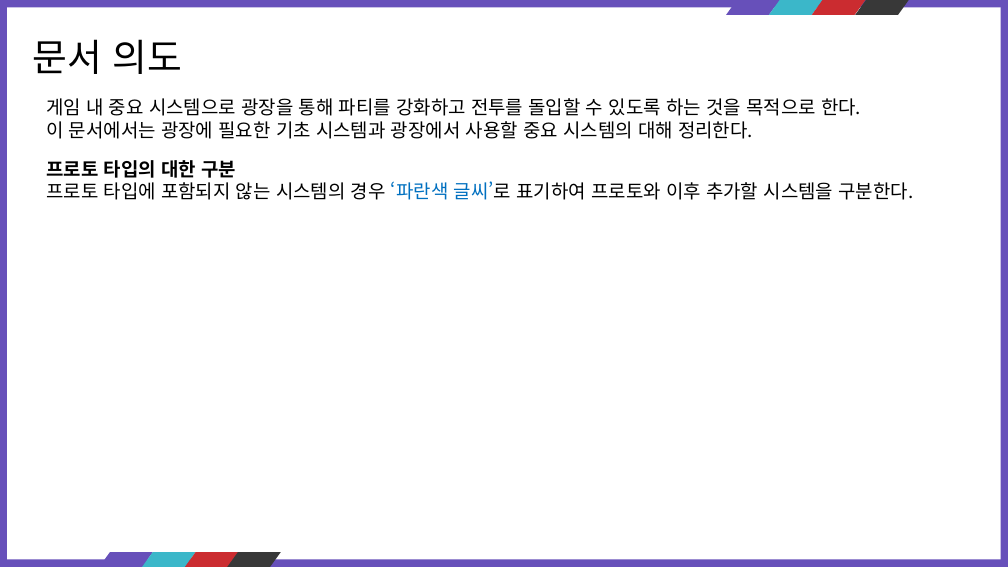
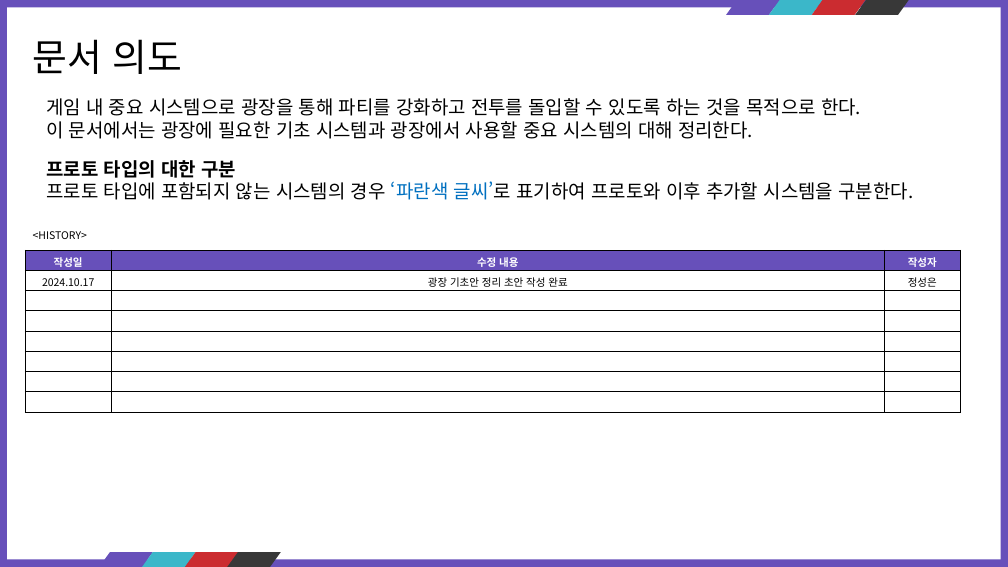
Before and after one commit to kauthor/FluffyDiscatDevelop, a slide deck: slide 2 of Plan/기타문서/기획서/광장 기초 시스템 정리.pptx. Drawn at 1008x567 pixels with LibreOffice and Linux fonts; fonts in the diff are those of the drawing. Boxes give left, top, right and bottom in pixels: in the first picture for what was removed or moved away, otherwise in the second. Text is boxed around its words. In the diff, an @@ line names an element or a change of style, - is before the commit and + after.

Commit message:
히스토리 추가

```diff
--- a/Plan/기타문서/기획서/광장 기초 시스템 정리.pptx
+++ b/Plan/기타문서/기획서/광장 기초 시스템 정리.pptx
@@ text added at (33, 231, 87, 239), 10 pt, text #000000 @@
+<HISTORY>
@@ table added at (25, 250, 960, 411), 8 rows, 3 columns @@
+작성일 | 수정 내용 | 작성자
+2024.10.17 | 광장 기초안 정리 초안 작성 완료 | 정성은
+ |  | 
+ |  | 
+ |  | 
+ |  | 
+ |  | 
+ |  | 
```
